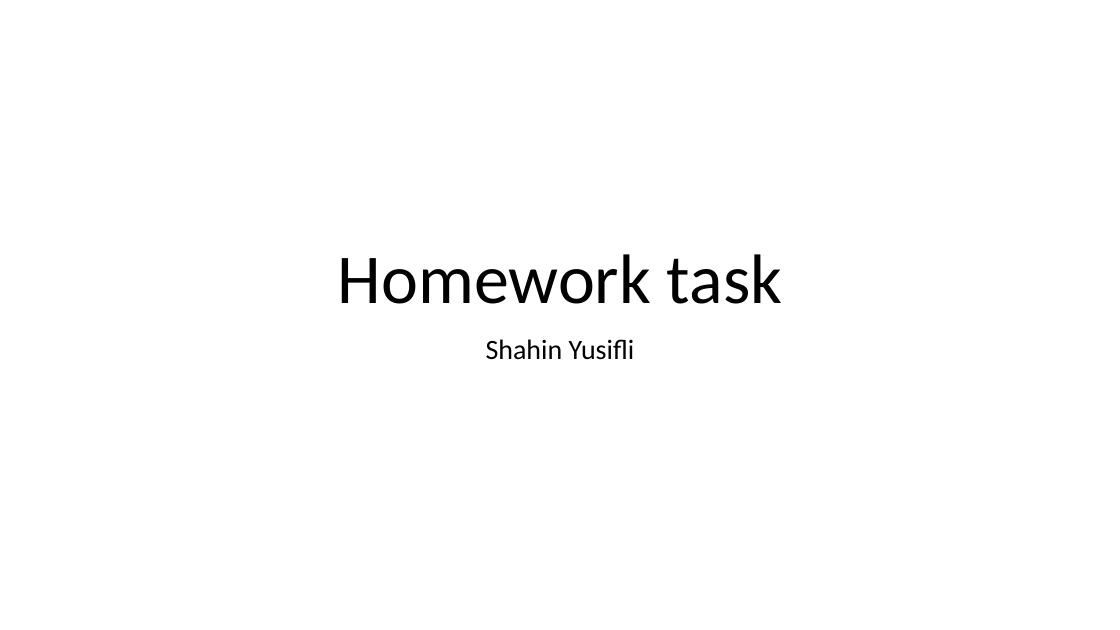
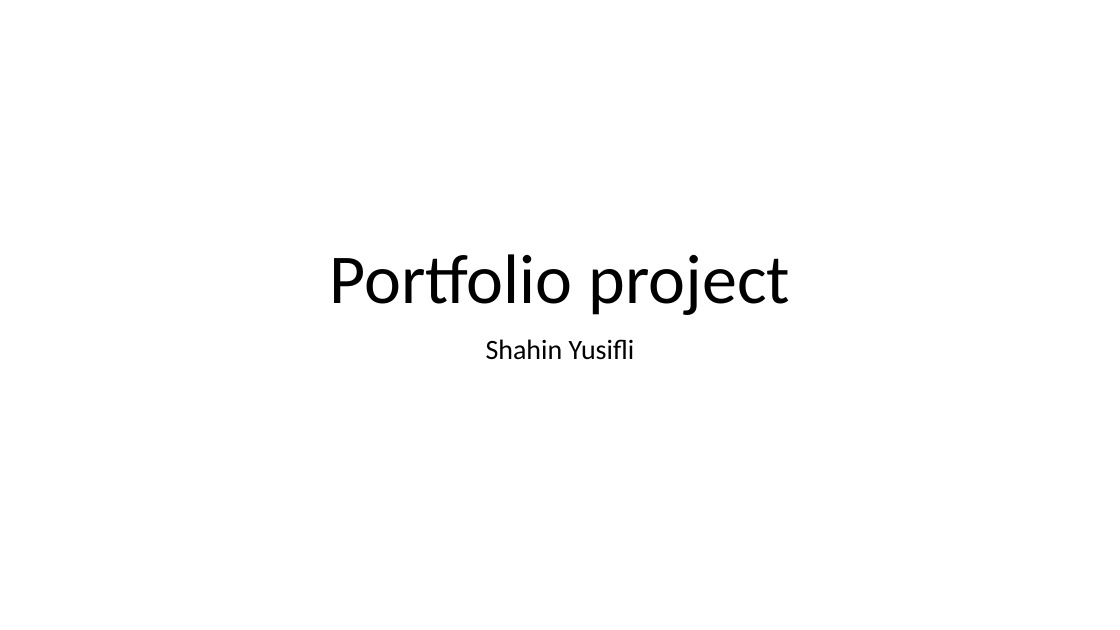
Before and after one commit to shahinyusifli/policy-claims-data-analytics, a slide deck: slide 1 of Presentation/Presentation.pptx. Drawn at 1120x630 pixels with LibreOffice and Linux fonts; fonts in the diff are those of the drawing. Boxes give left, top, right and bottom in pixels: in the first picture for what was removed or moved away, otherwise in the second. Text is boxed around its words. In the diff, an @@ line names an element or a change of style, - is before the commit and + after.

```diff
--- a/Presentation/Presentation.pptx
+++ b/Presentation/Presentation.pptx
@@ title at bbox=[330, 254, 790, 315]: text changed @@
-Homework task
+Portfolio project
```
Also in this commit, not shown: 1 other file.
